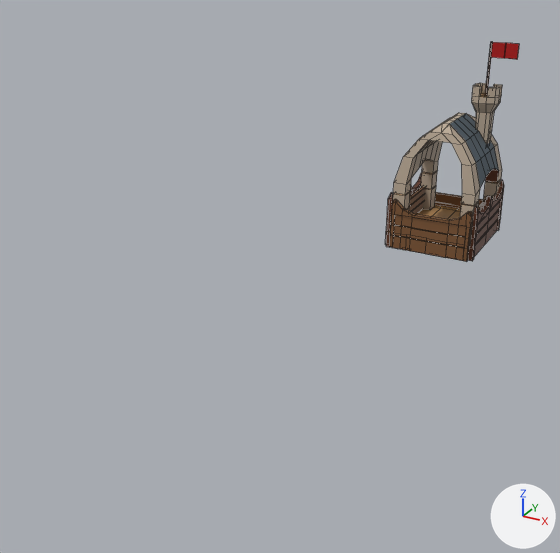
The FBX model Assets/Art/Lukas/Meshes/Castle_Cab.fbx as it was, and as the next commit left it.
Camera for both pictures: a camera (50 mm lens) standing at (2.29, -0.76, 3.11) and looking at (-0.32, 3.99, 0.74). Every picture has the same lights, and +X, +Y and +Z are marked at lower right. Mesh edges are drawn as thin lines. Where no turn or scale is listed for an object, it has been applied to the vertices. Vertices at the same position are counted once.
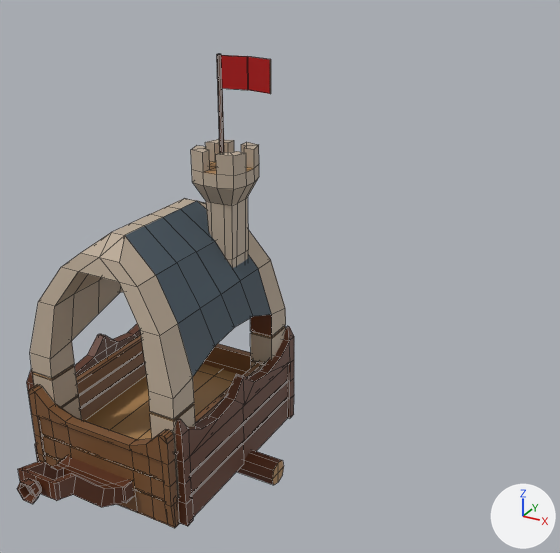
Boxes [x1, y1, x2, y2] around the edits, measured in the pictures (560 x 553 px; the box of a moved part takes in the faces that stretch with it):
'polySurface24', reshaped, moved (106% wider, 115% taller): before [385, 42, 519, 262]; after [17, 54, 294, 528]
part 1 of me_mesh, added (brown): after [237, 451, 284, 485]
part 2 of me_mesh, moved or reshaped: before [390, 199, 473, 261]; after [28, 385, 180, 528]
part 3 of me_mesh, moved or reshaped: before [468, 180, 504, 261]; after [175, 326, 294, 526]
part 4 of me_mesh, moved or reshaped: before [385, 173, 422, 245]; after [27, 324, 141, 442]
part 5 of me_mesh, moved or reshaped: before [472, 83, 502, 144]; after [191, 139, 259, 268]
part 6 of me_mesh, moved or reshaped: before [386, 205, 467, 262]; after [35, 364, 236, 527]
part 7 of me_mesh, moved or reshaped: before [393, 113, 502, 246]; after [30, 198, 286, 498]
part 8 of me_mesh, moved or reshaped: before [435, 192, 483, 209]; after [203, 344, 252, 375]
part 9 of me_mesh, moved or reshaped: before [485, 42, 493, 96]; after [217, 54, 224, 153]
part 10 of me_mesh, moved or reshaped: before [491, 42, 519, 59]; after [221, 55, 271, 94]
part 11 of me_mesh, moved or reshaped: before [478, 199, 486, 212]; after [195, 361, 264, 424]
part 12 of me_mesh, moved or reshaped: before [409, 187, 425, 214]; after [76, 335, 146, 420]
part 13 of me_mesh, added (brown): after [18, 456, 134, 507]
part 14 of me_mesh, added (brown): after [17, 478, 41, 504]

The change, as a diff of the scene's bpy script:
```diff
--- a/Assets/Art/Lukas/Meshes/Castle_Cab.fbx.py
+++ b/Assets/Art/Lukas/Meshes/Castle_Cab.fbx.py
@@ me_mesh @@
 # used by ob_polysurface24; location = (0.0, 7.228, 0.063)
-me_mesh.from_pydata(...)  # 941 vertices, 912 faces; spans x -0.51..0.51, y -0.59..0.59, z -0.03..2.07
+me_mesh.from_pydata(...)  # 1057 vertices, 1034 faces; spans x -0.66..0.66, y -0.86..0.76, z -0.38..1.8
+# me_mesh part 1: a new loose piece, an 8-sided cylinder along x spanning x -0.66..0.66, y 0.16..0.29, z -0.38..-0.26, in mat_kart_customs_05_castle (picture img_castle_base_color_png)
+# me_mesh part 2: the loose piece of 140 vertices spanning x -0.44..0.41, y -0.59..-0.5, z -0.02..0.51 is moved by (0.03, 0.17, -0.27)
+# me_mesh part 3: the loose piece of 107 vertices spanning x 0.4..0.46, y -0.54..0.55, z -0.02..0.56 is moved by (0.03, 0.17, -0.27)
+# me_mesh part 4: the loose piece of 107 vertices spanning x -0.51..-0.45, y -0.54..0.55, z -0.02..0.56 is moved by (0.03, 0.17, -0.27)
+# me_mesh part 5: the loose piece of 100 vertices spanning x 0.09..0.37, y 0.1..0.38, z 0.98..1.62 is moved by (0.03, 0.17, -0.27)
+# me_mesh part 6: the loose piece of 30 vertices spanning x -0.48..0.4, y -0.56..0.56, z -0.03..0.14 is moved by (0.03, 0.17, -0.27)
+# me_mesh part 7: the loose piece of 253 vertices spanning x -0.45..0.42, y -0.54..0.52, z 0.13..1.31 is moved by (0.03, 0.17, -0.27)
+# me_mesh part 8: the loose piece of 64 vertices spanning x -0.43..0.42, y 0.54..0.59, z -0.02..0.29 is moved by (0.03, 0.17, -0.27)
+# me_mesh part 9: the loose piece of 26 vertices spanning x 0.22..0.24, y 0.2..0.22, z 1.39..2.07 is moved by (0.03, 0.17, -0.27)
+# me_mesh part 10: the loose piece of 12 vertices spanning x 0.23..0.51, y 0.19..0.23, z 1.91..2.06 is moved by (0.03, 0.17, -0.27)
+# me_mesh part 11: the loose piece of 42 vertices spanning x 0.34..0.37, y -0.45..0.41, z 0.13..0.4 is moved by (0.03, 0.17, -0.27)
+# me_mesh part 12: the loose piece of 42 vertices spanning x -0.43..-0.4, y -0.45..0.41, z 0.13..0.4 is moved by (0.03, 0.17, -0.27)
+# me_mesh part 13: a new loose piece of 60 vertices spanning x -0.21..0.21, y -0.8..-0.38, z -0.2..0.11, in mat_kart_customs_05_castle (picture img_castle_base_color_png)
+# me_mesh part 14: a new loose piece of 38 vertices spanning x -0.06..0.06, y -0.86..-0.79, z 0.01..0.11, in mat_kart_customs_05_castle (picture img_castle_base_color_png)
 me_mesh.materials.append(mat_kart_customs_05_castle)
@@ ob_polysurface24 @@
 ob_polysurface24 = bpy.data.objects.new('polySurface24', me_mesh)
-ob_polysurface24.location = (0.0, 7.228, 0.063)
+ob_polysurface24.location = (0.001, 1.962, 0.819)
```
